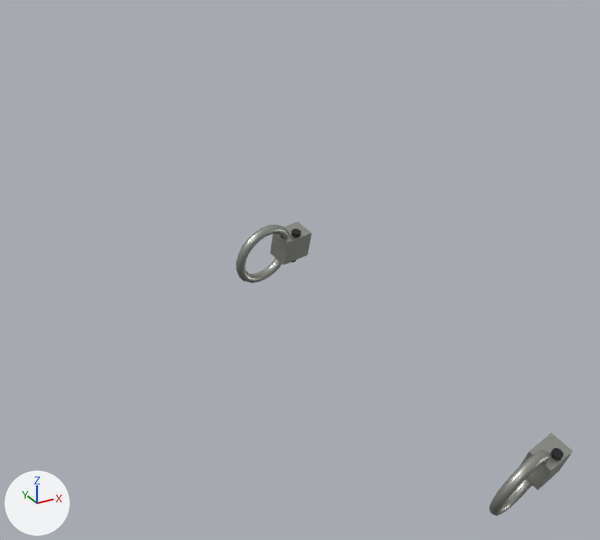
The glTF model porsche-911sc-engine/parts/air-clamp-dump.glb: old version first, new version second.
Both versions are drawn from a 50 mm lens placed at (-219.7, -675.0, 97.3), pointed at (-133.7, -518.6, 19.1). Every picture has the same lights, and +X, +Y and +Z are marked at lower left. The picture after the commit comes second.
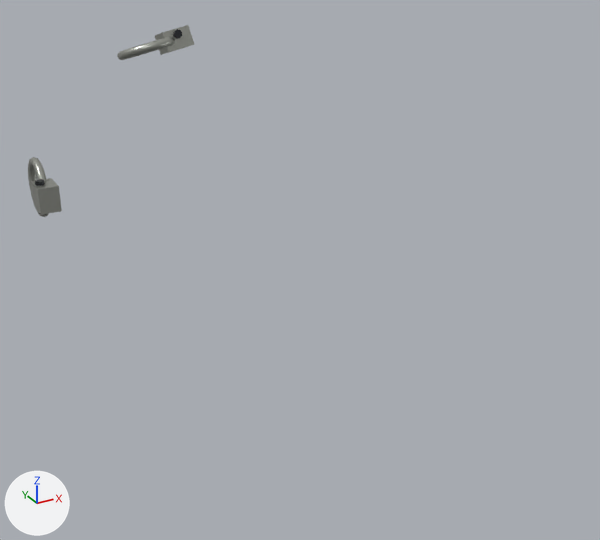
Where the change shows, as pixel boxes [x1, y1, x2, y2] in the pictures (600 x 540 px):
'Mesh_0.001', moved, turned
    before: [489, 433, 573, 516]
    after: [117, 25, 194, 60]
'Mesh_0', moved, turned
    before: [236, 222, 312, 283]
    after: [28, 157, 62, 217]
'Mesh_1.001', moved, turned
    before: [550, 448, 564, 461]
    after: [173, 29, 182, 38]
'Mesh_1', moved, turned
    before: [291, 229, 301, 262]
    after: [35, 179, 45, 214]

The change in detail:
Object 'Mesh_0' (ob_mesh_0) moves from (-134.3, -504.7, 18.94) to (-177.0, -450.2, 26.0).
Object 'Mesh_0' (ob_mesh_0) turns from (107, -3.8, 12) to (90, 0, -90) degrees about x, y and z.
Object 'Mesh_0.001' (ob_mesh_0_001) moves from (-114.9, -578.0, -7.193) to (-140.8, -446.7, 61.16).
Object 'Mesh_0.001' (ob_mesh_0_001) turns from (111, -5.5, 14) to (-14, -11, 2.7) degrees about x, y and z.
Object 'Mesh_1' (ob_mesh_1) moves from (-127.7, -504.4, 19.03) to (-178.2, -456.7, 26.0).
Object 'Mesh_1' (ob_mesh_1) turns from (107, -3.8, 12) to (90, 0, -90) degrees about x, y and z.
Object 'Mesh_1.001' (ob_mesh_1_001) moves from (-108.3, -577.5, -7.002) to (-134.6, -446.1, 63.51).
Object 'Mesh_1.001' (ob_mesh_1_001) turns from (111, -5.5, 14) to (-14, -11, 2.7) degrees about x, y and z.
